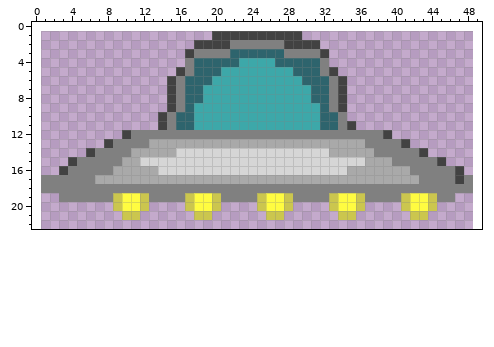
Pixel-art sprite, stored at core/raw-sprites/invader-3.png. That is the earlier state.
The file is 48x24 pixels. The old version is drawn lined up with the new one, on the new canvas.
New version:
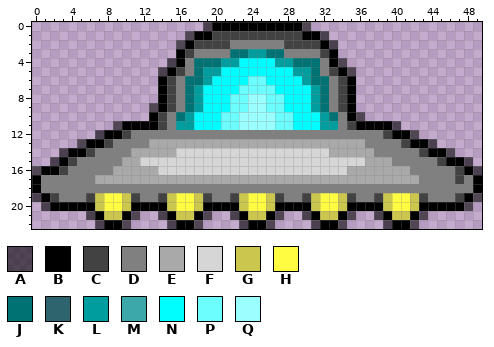
Palette (. is transparent): A #00000096  B #000000  C #424242  D #808080  E #a9a9a9  F #d6d6d6  G #cbc64e  H #fffc41  J #007273  K #2e646d  L #009d9f  M #3da8a9  N #00fdff  P #6cfdff  Q #9bfeff
Edits made:
{"change": "canvas 48x24 -> 50x23, the old top-left corner now at 1,1 (the part of the old canvas that was cut away was empty and is not shown)"}
{"y":0,"x":19,"old":"............","new":"ABBBBBBBBBBA"}
{"y":1,"x":17,"old":"...","new":"ABB"}
{"y":1,"x":30,"old":"...","new":"BBA"}
{"y":2,"x":16,"old":"..","new":"AB"}
{"y":2,"x":32,"old":"..","new":"BA"}
{"y":3,"x":16,"old":".","new":"B"}
{"y":3,"x":22,"old":"KKKKKK","new":"JJLLJJ"}
{"y":3,"x":33,"old":".","new":"B"}
{"y":4,"x":15,"old":"..","new":"AB"}
{"y":4,"x":18,"old":"KKKKKMMMMKKKKK","new":"JJJLLNNNNLLJJJ"}
{"y":4,"x":33,"old":"..","new":"BA"}
{"y":5,"x":14,"old":"..","new":"AB"}
{"y":5,"x":18,"old":"KKKMMMMMMMMKKK","new":"JLLNNNNNNNNLLJ"}
{"y":5,"x":34,"old":"..","new":"BA"}
{"y":6,"x":14,"old":".","new":"B"}
{"y":6,"x":17,"old":"KKKMMMMMMMMMMKKK","new":"JJLNNNNPPNNNNLJJ"}
{"y":6,"x":35,"old":".","new":"B"}
{"y":7,"x":14,"old":".","new":"B"}
{"y":7,"x":17,"old":"KKMMMMMMMMMMMMKK","new":"JLNNNNPPPPNNNNLJ"}
{"y":7,"x":35,"old":".","new":"B"}
{"y":8,"x":14,"old":".","new":"B"}
{"y":8,"x":17,"old":"KKMMMMMMMMMMMMKK","new":"JLNNNPPQQPPNNNLJ"}
{"y":8,"x":35,"old":".","new":"B"}
{"y":9,"x":13,"old":"..","new":"AB"}
{"y":9,"x":17,"old":"KMMMMMMMMMMMMMMK","new":"JLNNNPPQQPPNNNLJ"}
{"y":9,"x":35,"old":".","new":"B"}
{"y":10,"x":13,"old":".","new":"B"}
{"y":10,"x":16,"old":"KKMMMMMMMMMMMMMMKK","new":"JLNNNPPQQQQPPNNNLJ"}
{"y":10,"x":35,"old":"..","new":"BA"}
{"y":11,"x":9,"old":".....","new":"ABBBB"}
{"y":11,"x":16,"old":"KKMMMMMMMMMMMMMMKK","new":"LLNNNPPQQQQPPNNNLL"}
{"y":11,"x":36,"old":".....","new":"BBBBA"}
{"y":12,"x":7,"old":"...","new":"ABB"}
{"y":12,"x":40,"old":"...","new":"BBA"}
{"y":13,"x":5,"old":"...","new":"ABB"}
{"y":13,"x":42,"old":"...","new":"BBA"}
{"y":14,"x":3,"old":"...","new":"ABB"}
{"y":14,"x":44,"old":"...","new":"BBA"}
{"y":15,"x":2,"old":"..","new":"AB"}
{"y":15,"x":46,"old":"...","new":"BBA"}
{"y":16,"x":0,"old":"...","new":"ABB"}
{"y":16,"x":48,"old":"..","new":"BA"}
{"y":17,"x":0,"old":".","new":"B"}
{"y":17,"x":49,"old":".","new":"B"}
{"y":18,"x":0,"old":".","new":"B"}
{"y":18,"x":49,"old":".","new":"B"}
{"y":19,"x":0,"old":"...","new":"ABC"}
{"y":19,"x":6,"old":"DDDGHHG","new":"CGHHGCD"}
{"y":19,"x":14,"old":"DDDGHHG","new":"CGHHGCD"}
{"y":19,"x":22,"old":"DDDGHHG","new":"CGHHGCD"}
{"y":19,"x":30,"old":"DDDGHHG","new":"CGHHGCD"}
{"y":19,"x":38,"old":"DDDGHHG","new":"CGHHGCD"}
{"y":19,"x":47,"old":"...","new":"CBA"}
{"y":20,"x":1,"old":"........GHHG....GHHG....GHHG....GHHG....GHHG....","new":"ABBBBBGHHGBBBBGHHGBBBBGHHGBBBBGHHGBBBBGHHGBBBBBA"}
{"y":21,"x":6,"old":"....GG","new":"ABGGBA"}
{"y":21,"x":14,"old":"....GG","new":"ABGGBA"}
{"y":21,"x":22,"old":"....GG","new":"ABGGBA"}
{"y":21,"x":30,"old":"....GG","new":"ABGGBA"}
{"y":21,"x":38,"old":"....GG","new":"ABGGBA"}
{"y":22,"x":7,"old":"....","new":"ABBA"}
{"y":22,"x":15,"old":"....","new":"ABBA"}
{"y":22,"x":23,"old":"....","new":"ABBA"}
{"y":22,"x":31,"old":"....","new":"ABBA"}
{"y":22,"x":39,"old":"....","new":"ABBA"}
